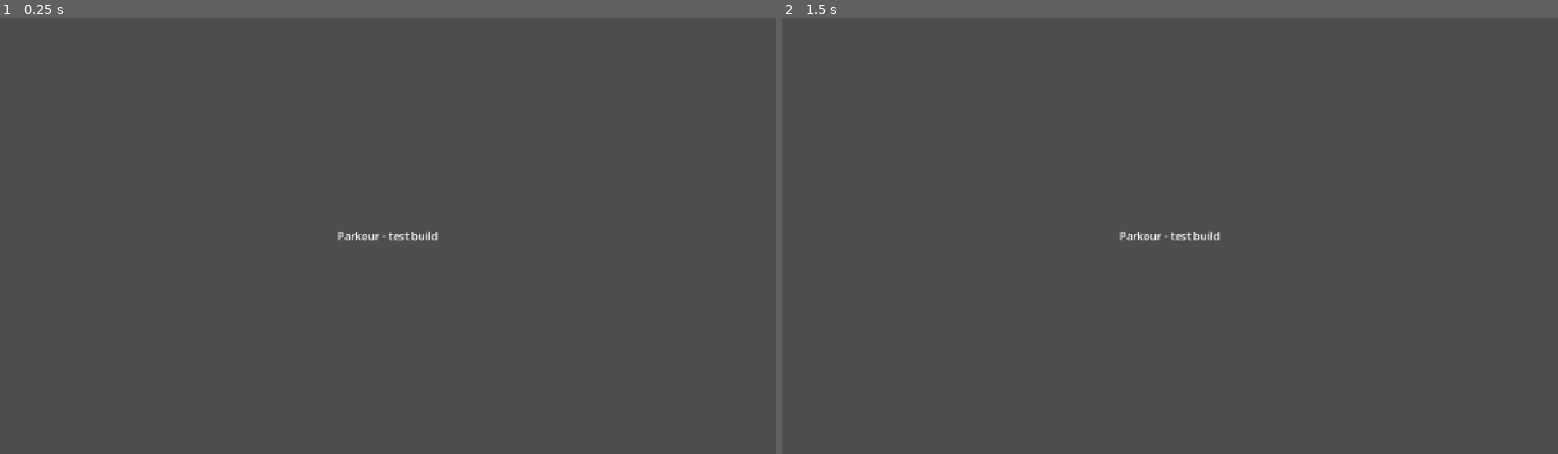
Above: before the commit, frames 1-2 (left to right).
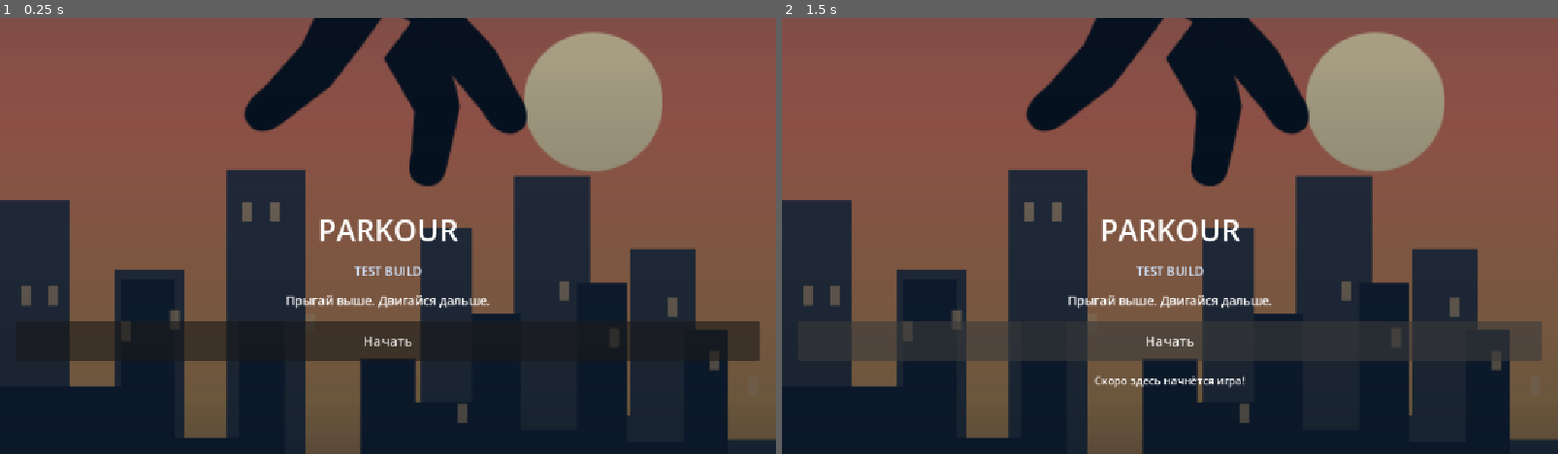
Above: after the commit, the same moments.

Repository: starden-opsv/Parkour
Game: Godot game, scene res://main.tscn
Two runs of this game, one before a commit and one after it. Both use one fixed random seed, a clock stepped at 60 frames per second and the inputs below.
Inputs (mouse positions are in pixels of both pictures, inside the frame that each line leads up to):
- Up to frame 1 (0.25 s): no input
- Up to frame 2 (1.5 s): click (1170, 340) at 0.5 s, where only the run after the commit has a clickable "Начать"; click (1170, 340) at 1.25 s, where only the run after the commit has a clickable "Начать"

The runs differ from the first frame. In frame 1, 98% of the frame differs, in the area x 0-100%, y 0-100%; in frame 2, 95%.

Commit message:
Add parkour welcome screen and app icon

Diff:
--- a/icon.svg
+++ b/icon.svg
@@ -1 +1,7 @@
-<svg xmlns="http://www.w3.org/2000/svg" width="128" height="128"><rect width="124" height="124" x="2" y="2" fill="#363d52" stroke="#212532" stroke-width="4" rx="14"/><g fill="#fff" transform="translate(12.322 12.322)scale(.101)"><path d="M105 673v33q407 354 814 0v-33z"/><path fill="#478cbf" d="m105 673 152 14q12 1 15 14l4 67 132 10 8-61q2-11 15-15h162q13 4 15 15l8 61 132-10 4-67q3-13 15-14l152-14V427q30-39 56-81-35-59-83-108-43 20-82 47-40-37-88-64 7-51 8-102-59-28-123-42-26 43-46 89-49-7-98 0-20-46-46-89-64 14-123 42 1 51 8 102-48 27-88 64-39-27-82-47-48 49-83 108 26 42 56 81zm0 33v39c0 276 813 276 814 0v-39l-134 12-5 69q-2 10-14 13l-162 11q-12 0-16-11l-10-65H446l-10 65q-4 11-16 11l-162-11q-12-3-14-13l-5-69z"/><path d="M483 600c0 34 58 34 58 0v-86c0-34-58-34-58 0z"/><circle cx="725" cy="526" r="90"/><circle cx="299" cy="526" r="90"/></g><g fill="#414042" transform="translate(12.322 12.322)scale(.101)"><circle cx="307" cy="532" r="60"/><circle cx="717" cy="532" r="60"/></g></svg>
+<svg xmlns="http://www.w3.org/2000/svg" width="512" height="512" viewBox="0 0 512 512">
+<defs><linearGradient id="bg" x2="0" y2="1"><stop stop-color="#0789d8"/><stop offset=".55" stop-color="#ffb75d"/><stop offset="1" stop-color="#e75b50"/></linearGradient></defs>
+<rect width="512" height="512" rx="96" fill="url(#bg)"/><circle cx="354" cy="194" r="108" fill="#fff1b5"/>
+<g fill="#18263d" opacity=".75"><path d="M0 344h74v-82h50v119h38V299h58v111H0z"/><path d="M273 350h52v-98h48v125h39V290h43v99h57v123H273z"/></g>
+<path d="M0 432 125 385l86 35 87-53 214 49v96H0z" fill="#17253c"/>
+<g fill="#071423" stroke="#071423" stroke-linecap="round" stroke-linejoin="round"><circle cx="272" cy="143" r="26"/><path d="M250 160q-24 9-37 30l-25 40 32 21 37-43 38 16 24 39 24-13-20-54-46-34z"/><path d="M235 182l-70-21-47-38q-12-11-20 1-5 9 7 20l47 41 63 29z"/><path d="M285 188l58 20 46 45q11 11 1 19-9 6-20-5l-48-31-49-12z"/><path d="M246 230l-38 58-45 37q-13 10-20-1-6-9 8-20l38-41 26-53z"/><path d="M277 229l15 63 32 47q9 14-3 19-11 4-19-10l-36-46-18-52z"/></g>
+</svg>
--- /dev/null
+++ b/main.gd
@@ -0,0 +1,6 @@
+extends Control
+
+@onready var status_label: Label = $Content/StatusLabel
+
+func _on_start_pressed() -> void:
+	status_label.text = "Скоро здесь начнётся игра!"
--- a/main.tscn
+++ b/main.tscn
@@ -1,22 +1,82 @@
-[gd_scene format=3]
+[gd_scene load_steps=3 format=3]
+
+[ext_resource type="Texture2D" path="res://splash.svg" id="1_bg"]
+[ext_resource type="Script" path="res://main.gd" id="2_script"]
 
 [node name="Main" type="Control"]
 layout_mode = 3
 anchors_preset = 15
 anchor_right = 1.0
 anchor_bottom = 1.0
+script = ExtResource("2_script")
 
-[node name="Label" type="Label" parent="."]
-layout_mode = 0
-anchors_preset = 8
-anchor_left = 0.5
-anchor_top = 0.5
-anchor_right = 0.5
-anchor_bottom = 0.5
-offset_left = -140.0
-offset_top = -20.0
-offset_right = 140.0
-offset_bottom = 20.0
-text = "Parkour - test build"
+[node name="Background" type="TextureRect" parent="."]
+layout_mode = 1
+anchors_preset = 15
+anchor_right = 1.0
+anchor_bottom = 1.0
+grow_horizontal = 2
+grow_vertical = 2
+texture = ExtResource("1_bg")
+expand_mode = 1
+stretch_mode = 6
+
+[node name="Content" type="VBoxContainer" parent="."]
+layout_mode = 1
+anchors_preset = 15
+anchor_right = 1.0
+anchor_bottom = 1.0
+offset_left = 24.0
+offset_top = 72.0
+offset_right = -24.0
+offset_bottom = -56.0
+grow_horizontal = 2
+grow_vertical = 2
+alignment = 2
+theme_override_constants/separation = 18
+
+[node name="SpacerTop" type="Control" parent="Content"]
+custom_minimum_size = Vector2(0, 210)
+layout_mode = 2
+size_flags_vertical = 3
+
+[node name="Title" type="Label" parent="Content"]
+layout_mode = 2
+theme_override_colors/font_color = Color(1, 1, 1, 1)
+theme_override_font_sizes/font_size = 44
+text = "PARKOUR"
 horizontal_alignment = 1
-vertical_alignment = 1
+
+[node name="Subtitle" type="Label" parent="Content"]
+layout_mode = 2
+theme_override_colors/font_color = Color(0.82, 0.9, 1, 1)
+theme_override_font_sizes/font_size = 18
+text = "TEST BUILD"
+horizontal_alignment = 1
+
+[node name="Tagline" type="Label" parent="Content"]
+layout_mode = 2
+theme_override_colors/font_color = Color(1, 1, 1, 1)
+theme_override_font_sizes/font_size = 18
+text = "Прыгай выше. Двигайся дальше."
+horizontal_alignment = 1
+autowrap_mode = 2
+
+[node name="StartButton" type="Button" parent="Content"]
+custom_minimum_size = Vector2(0, 58)
+layout_mode = 2
+text = "Начать"
+theme_override_font_sizes/font_size = 20
+
+[node name="StatusLabel" type="Label" parent="Content"]
+layout_mode = 2
+theme_override_colors/font_color = Color(1, 1, 1, 1)
+text = ""
+horizontal_alignment = 1
+
+[node name="SpacerBottom" type="Control" parent="Content"]
+custom_minimum_size = Vector2(0, 40)
+layout_mode = 2
+size_flags_vertical = 3
+
+[connection signal="pressed" from="Content/StartButton" to="." method="_on_start_pressed"]
--- /dev/null
+++ b/splash.svg
@@ -0,0 +1,24 @@
+<svg xmlns="http://www.w3.org/2000/svg" width="480" height="854" viewBox="0 0 480 854">
+<defs><linearGradient id="sky" x2="0" y2="1"><stop stop-color="#092746"/><stop offset=".42" stop-color="#e77c61"/><stop offset=".62" stop-color="#ffbd69"/><stop offset="1" stop-color="#101a2d"/></linearGradient><linearGradient id="shade" x2="0" y2="1"><stop stop-color="#06111f" stop-opacity="0"/><stop offset="1" stop-color="#06111f" stop-opacity=".96"/></linearGradient></defs>
+<rect width="480" height="854" fill="url(#sky)"/>
+<circle cx="367" cy="344" r="43" fill="#fff0bd" opacity=".96"/>
+<g fill="#23354b" opacity=".9"><path d="M0 405h43v125h28V448h43v104h26V386h49v185H0z"/><path d="M260 422h32v105h26V390h47v148h25V435h40v118h50V510h0v100H260z"/></g>
+<g fill="#17263a"><path d="M0 520h75v-66h33v98h40V480h28v91h47v-68h34v100H0z"/><path d="M247 530h45v-55h30v72h35v-91h31v99h35v-70h27v83h50v-125h0v195H247z"/></g>
+<g fill="#ffcf91" opacity=".65"><path d="M13 458h6v12h-6zm17 0h6v12h-6zm45 22h6v12h-6zm30-7h6v12h-6zm45-67h6v12h-6zm17 0h6v12h-6zm22 69h6v12h-6zm94 56h6v12h-6zm63-76h6v12h-6zm31 29h6v12h-6zm36-19h6v12h-6zm26 33h6v12h-6zm24 16h6v12h-6z"/></g>
+<path d="M0 642 145 598 211 626 273 579 480 625V854H0z" fill="#101b2d"/>
+<path d="M0 695 156 655 220 680 286 635 480 679V854H0z" fill="#182438"/>
+<path d="M0 726h170l-21 128H0zM480 724H307l26 130h147z" fill="#263348"/>
+<path d="M0 726h170l-21 13H0zm480-2H307l5 13h168z" fill="#536176"/>
+<!-- parkour runner silhouette mid-jump -->
+<g fill="#081321" stroke="#081321" stroke-linecap="round" stroke-linejoin="round">
+<path d="M216 255 Q235 232 257 245 L282 270 271 301 241 288 221 277z"/>
+<path d="M222 260 Q193 245 173 220 L143 192 Q133 181 143 174 Q153 170 164 183 L198 202 236 222z" />
+<path d="M263 269 Q288 291 306 312 L324 346 Q329 359 318 363 Q307 365 299 350 L279 326 251 304z"/>
+<path d="M240 286 Q223 310 204 334 L174 357 Q160 367 153 356 Q148 347 164 335 L187 309 203 275z"/>
+<path d="M260 288 Q280 321 284 347 L276 384 Q273 398 261 395 Q250 391 255 376 L257 350 238 317z"/>
+<path d="M223 244 Q222 224 238 216 Q255 211 267 225 L275 247 258 266 235 263z"/>
+<circle cx="246" cy="205" r="20"/>
+<path d="M228 202 Q238 178 259 189 L269 203 256 198 242 205z"/>
+</g>
+<rect width="480" height="854" fill="url(#shade)"/>
+</svg>
